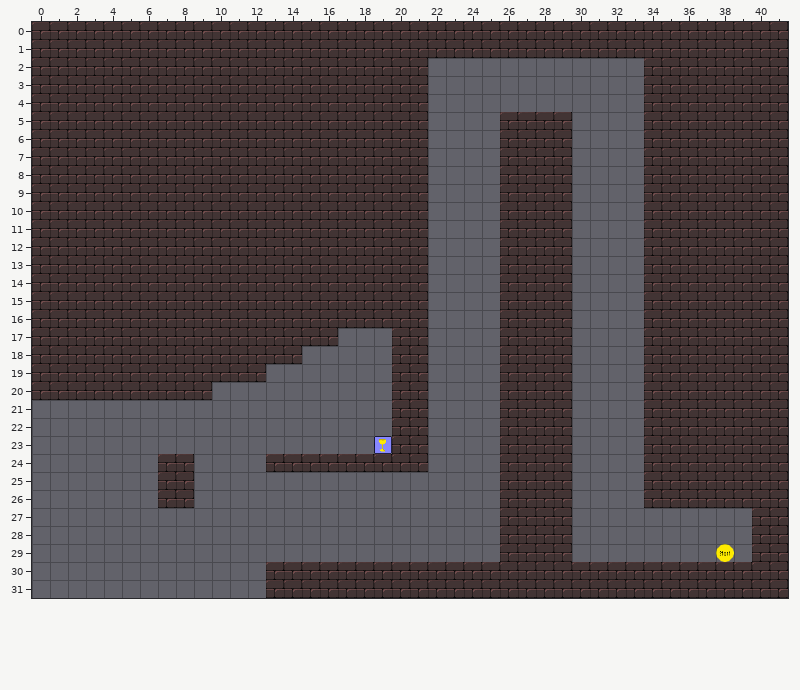
An edit to a level. Tiled map, levelconverter/maps/l3.tmx. The first picture shows the starting point.
Cells are 20x20 px. Shown: x 0..41, y 0..31.
New version:
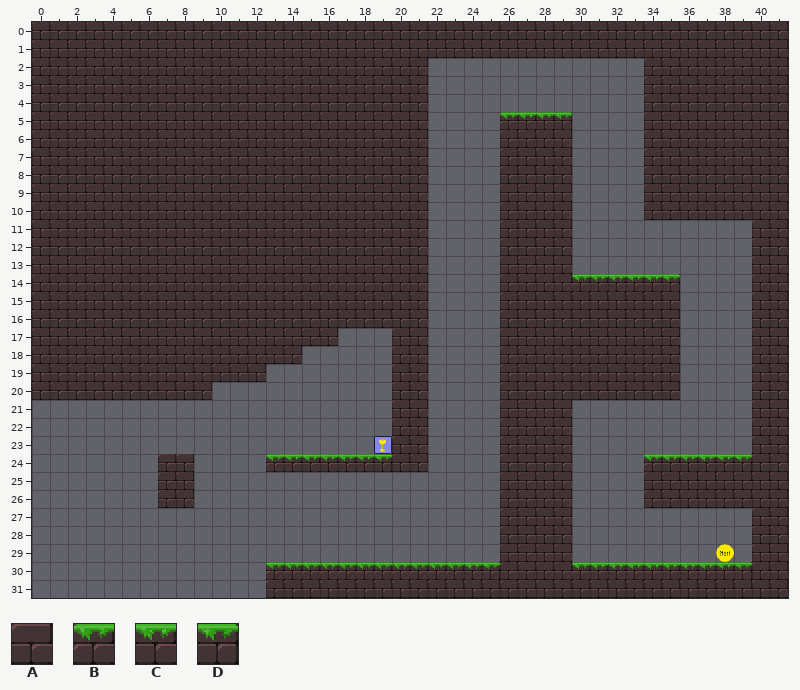
Key: from "tiles1_neu_kleiner": A 7, B 15, C 16, D 17.
_ is an empty cell, . an unchanged one.
From old to new:
--- layer "bg"
@@ x 26..29 @@
- 5 AAAA
+ 5 BCCD
@@ x 13..39 @@
-11 .....................AAAAAA
-12 .....................AAAAAA
-13 .....................AAAAAA
-14 .................____AAAAAA
-15 .................____..AAAA
-16 .................____..AAAA
-17 .................____..AAAA
-18 .................____..AAAA
-19 .................____..AAAA
-20 .................____..AAAA
-21 .....................AAAAAA
-22 .....................AAAAAA
-23 .....................AAAAAA
-24 AAAAAAA..............AAAAAA
+11 .....................______
+12 .....................______
+13 .....................______
+14 .................BCCCCD____
+15 .................AAAA..____
+16 .................AAAA..____
+17 .................AAAA..____
+18 .................AAAA..____
+19 .................AAAA..____
+20 .................AAAA..____
+21 .....................______
+22 .....................______
+23 .....................______
+24 BCCCCCD..............BCCCCD
@@ x 13..39 @@
-30 AAAAAAAAAAAAA....AAAAAAAAAA
+30 BBBBBBBBBBBCD....BCCCCCCCCD
Where, in picture pixels (left, top, right, bottom), the same in both pictures:
changed: (500, 112, 572, 130)
changed: (572, 220, 752, 472)
changed: (266, 454, 392, 472)
changed: (266, 562, 500, 580)
changed: (572, 562, 752, 580)
